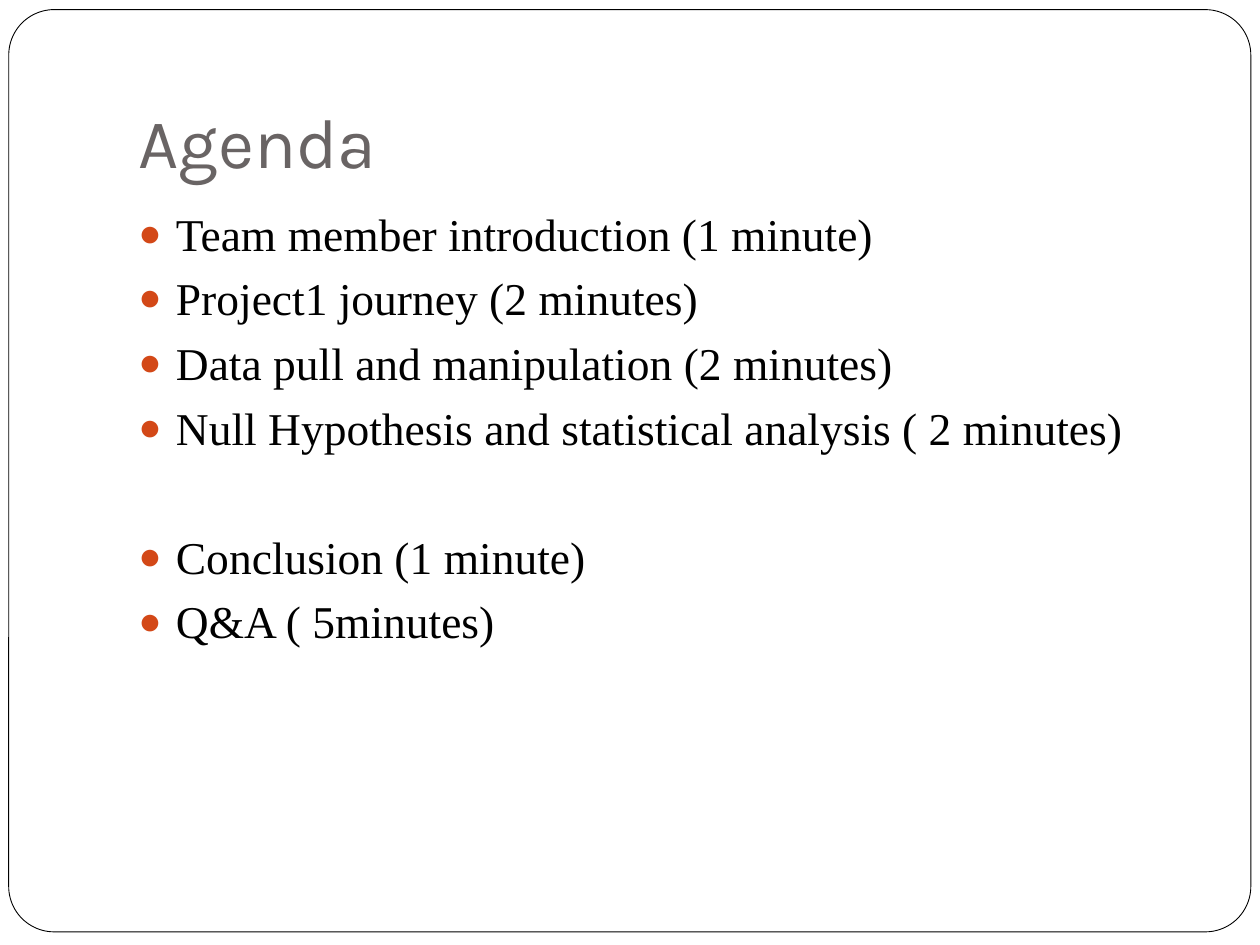
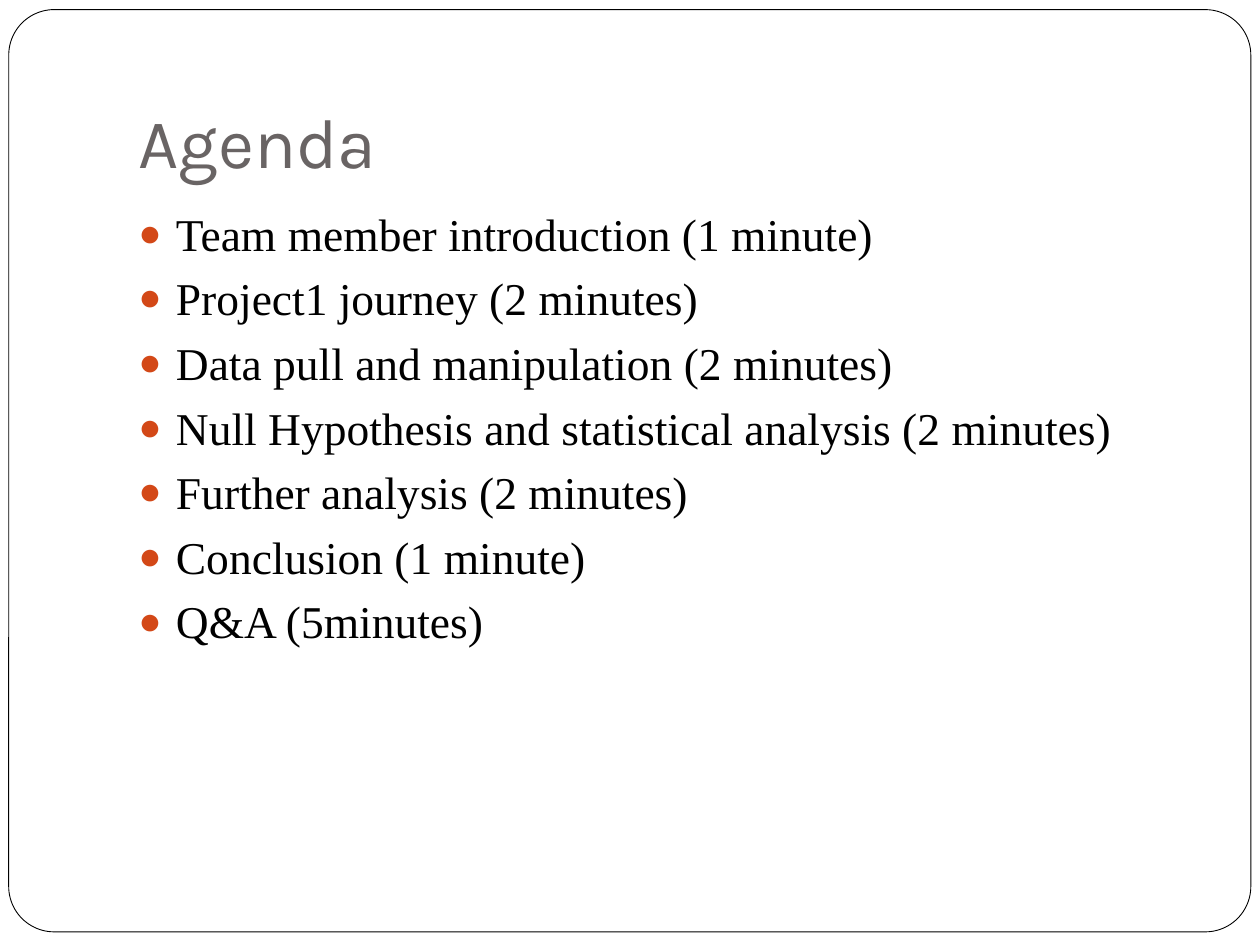
Before and after one commit to achin83/MayUulYanAnd, a slide deck: slide 2 of Project 1.ppt. Drawn at 1260x945 pixels with LibreOffice and Linux fonts; fonts in the diff are those of the drawing. Boxes give left, top, right and bottom in pixels: in the first picture for what was removed or moved away, otherwise in the second. Text is boxed around its words. In the diff, an @@ line names an element or a change of style, - is before the commit and + after.

```diff
--- a/Project 1.ppt
+++ b/Project 1.ppt
@@ text at <box>176,413,1111,518</box>: text changed @@
-● Null Hypothesis and statistical analysis ( 2 minutes)
+● Null Hypothesis and statistical analysis (2 minutes)
+● Further analysis (2 minutes)
@@ text at <box>176,606,483,647</box>: spaces changed @@
-● Q&A ( 5minutes)
+● Q&A (5minutes)
```
Also in this commit, not shown: 1 other slide changed, 1 other file.
